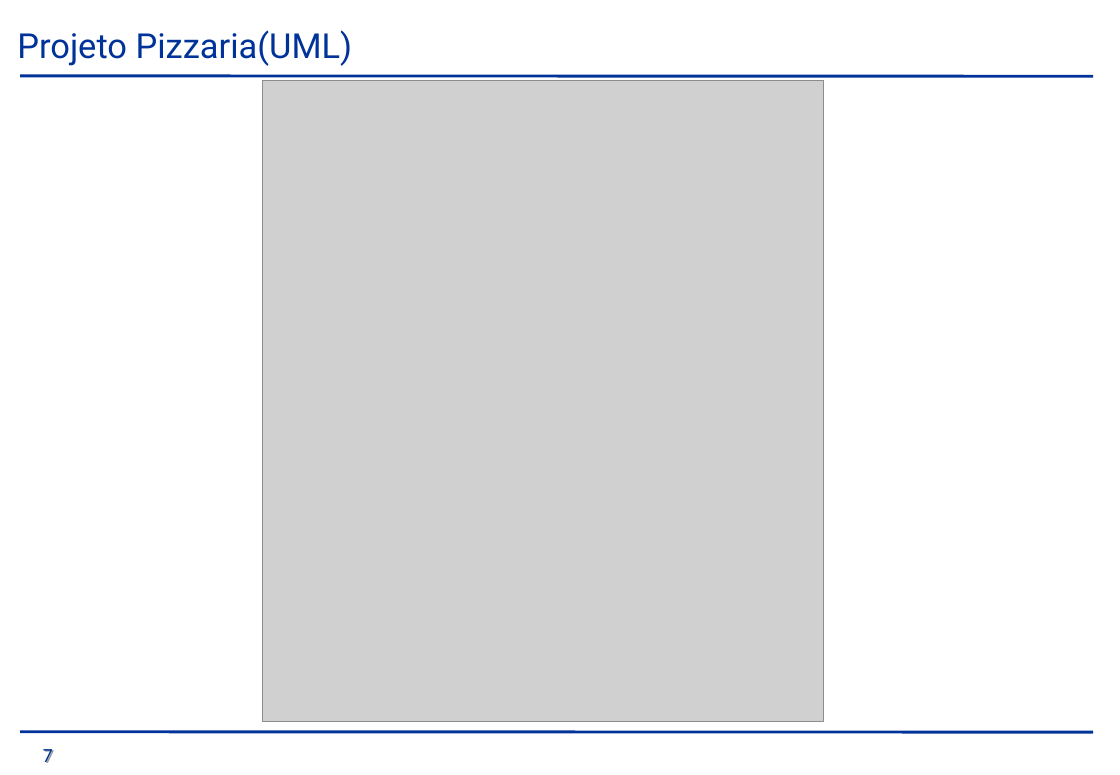
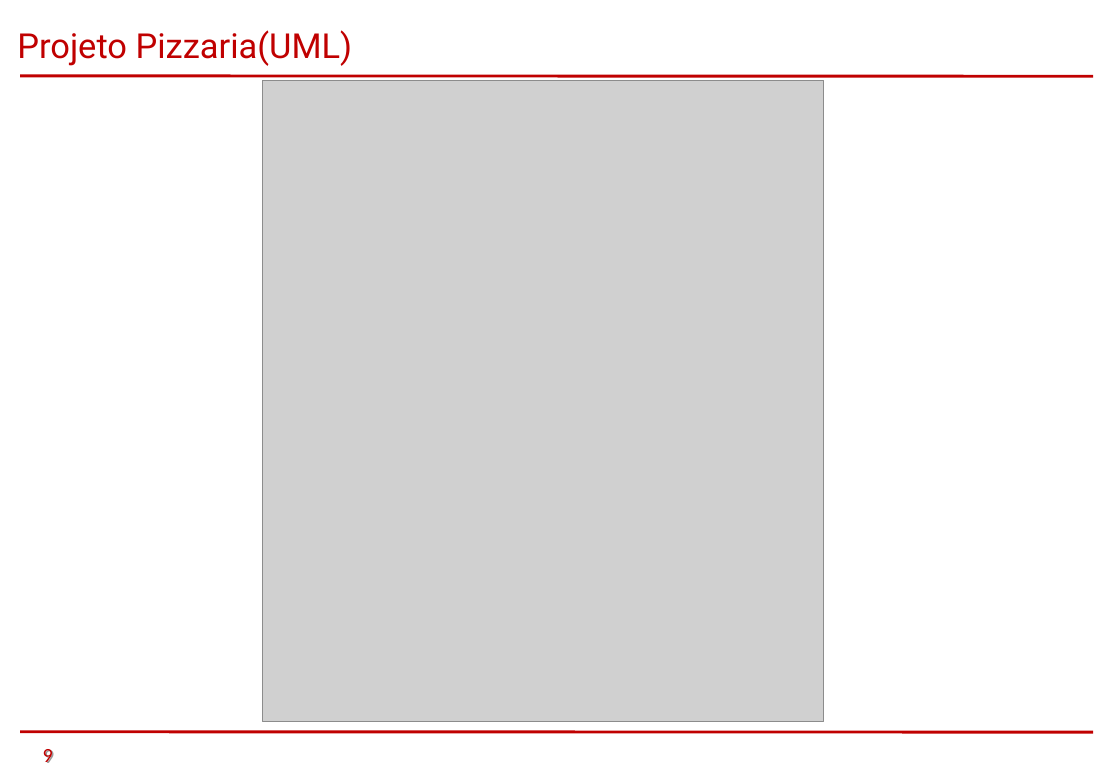
Before and after one commit to saintalex93/tcmpizzaria, a slide deck: slide 9 of PTCC/PTCC/Apresentação/Pizzaria.ppt. Drawn at 1120x775 pixels with LibreOffice and Linux fonts; fonts in the diff are those of the drawing; grey boxes stand for pictures; background and template pictures are left out. Boxes give left, top, right and bottom in pixels: in the first picture for what was removed or moved away, otherwise in the second. Text is boxed around its words. In the diff, an @@ line names an element or a change of style, - is before the commit and + after.

```diff
--- a/PTCC/PTCC/Apresentação/Pizzaria.ppt
+++ b/PTCC/PTCC/Apresentação/Pizzaria.ppt
@@ text "Projeto Pizzaria(UML)" at bbox=[17, 30, 352, 66]: text colour #003399 to #C00000 @@
@@ line (20, 75) - (1092, 76): stroke #003399 2.01 pt to #C00000 2.01 pt @@
@@ line (20, 732) - (1092, 733): stroke #003399 2.01 pt to #C00000 2.01 pt @@
@@ text at bbox=[43, 749, 53, 763]: text changed; text colour #003399 to #C00000 @@
-7
+9
```
Also in this commit, not shown: 11 other slides changed, 3 slides removed.
